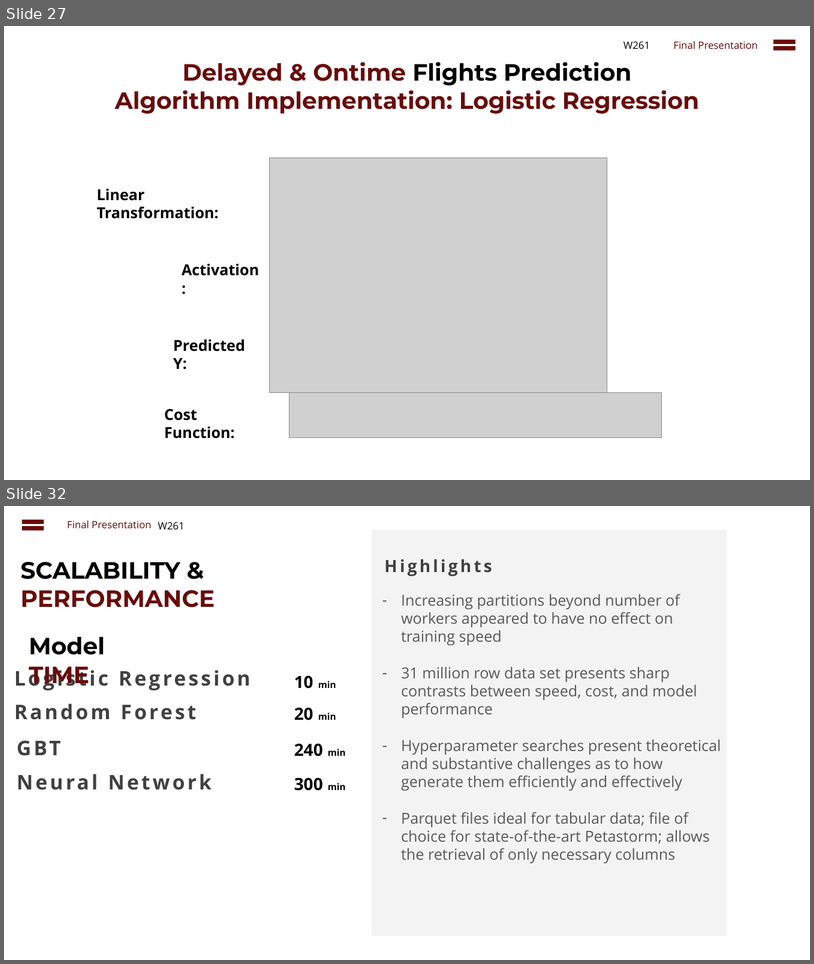
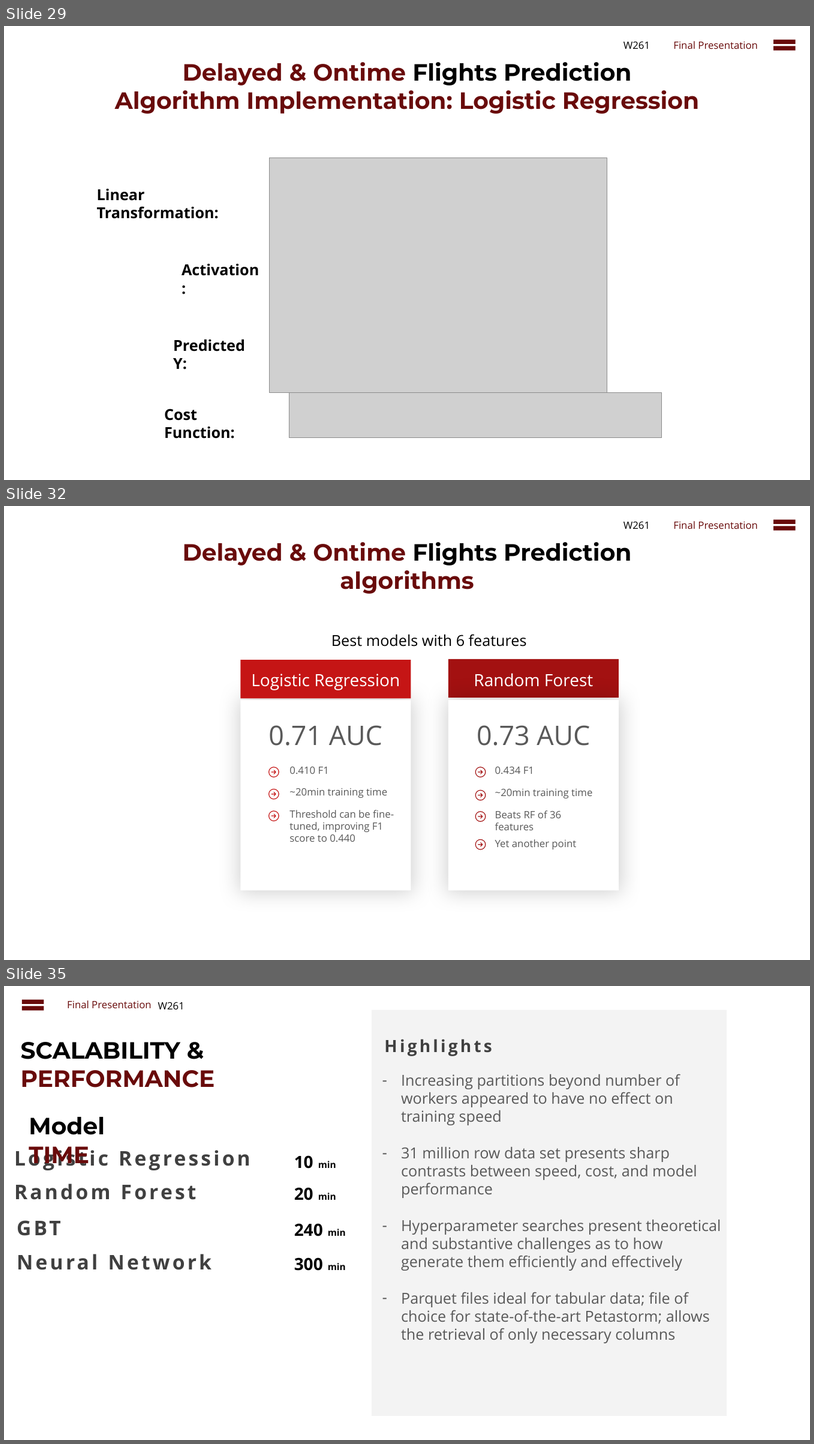
Before and after one commit to cbenge509/flightsontime, a slide deck: presentation/Delayed Flights Prediction - Final.pptx. Shown one above the other, each under a label of ours: slides 27 and 32 before the commit, slides 29, 32 and 35 after it; the slides between them are not shown. The pictures are 814x964 and 814x1444 pixels, drawn with LibreOffice and Linux fonts; fonts in the diff are those of the drawing; grey boxes stand for pictures. Boxes give left, top, right and bottom in pixels: in the first picture for what was removed or moved away, otherwise in the second. Text is boxed around its words. In the diff, an @@ line names an element or a change of style, - is before the commit and + after.

```diff
--- a/presentation/Delayed Flights Prediction - Final.pptx
+++ b/presentation/Delayed Flights Prediction - Final.pptx
@@ slide 32 added at [4,506,810,960], background #FFFFFF @@
@@ text added at [624,522,650,529], 12 pt, text #000000 @@
+W261
@@ text added at [674,521,758,529], 12 pt, text #690B0B @@
+Final Presentation
@@ math equal added at [770,516,800,534], fill #690B0B @@
@@ text added at [183,542,632,594], 28 pt, text #690B0B, bold @@
+Delayed & Ontime Flights Prediction
+algorithms
@@ text added at [332,634,527,646], 18 pt, text #000000 @@
+Best models with 6 features
@@ rectangle added at [240,660,411,699], fill #C51515 @@
@@ rectangle added at [449,659,619,698], fill #A31111 @@
@@ text added at [251,673,400,690], 20 pt, text #FFFFFF @@
+Logistic Regression
@@ text added at [474,673,593,687], 20 pt, text #FFFFFF @@
+Random Forest
@@ rectangle added at [240,700,411,891], fill #FFFFFF @@
@@ rectangle added at [449,700,619,891], fill #FFFFFF @@
@@ text added at [269,725,383,745], 32 pt, text #595959 @@
+0.71 AUC
@@ text added at [477,725,590,745], 32 pt, text #595959 @@
+0.73 AUC
@@ freeform shape added at [269,767,280,778], fill #C51515 @@
@@ text added at [290,766,329,774], 12 pt, text #595959 @@
+0.410 F1
@@ freeform shape added at [475,767,486,778], fill #A31111 @@
@@ text added at [495,766,534,774], 12 pt, text #595959 @@
+0.434 F1
@@ freeform shape added at [269,789,280,799], fill #C51515 @@
@@ text added at [290,788,387,798], 12 pt, text #595959 @@
+~20min training time
@@ freeform shape added at [475,790,486,801], fill #A31111 @@
@@ text added at [495,789,593,798], 12 pt, text #595959 @@
+~20min training time
@@ freeform shape added at [269,810,280,821], fill #C51515 @@
@@ text added at [290,810,394,841], 12 pt, text #595959 @@
+Threshold can be fine-tuned, improving F1 score to 0.440
@@ freeform shape added at [475,811,486,822], fill #A31111 @@
@@ text added at [495,810,561,830], 12 pt, text #595959 @@
+Beats RF of 36 features
@@ freeform shape added at [475,839,486,850], fill #A31111 @@
@@ text added at [495,839,576,849], 12 pt, text #595959 @@
+Yet another point
@@ what was slide 27 is now slide 29 @@
@@ what was slide 32 is now slide 35 @@
```
Also in this commit, not shown: 5 slides changed, 2 other slides added.
